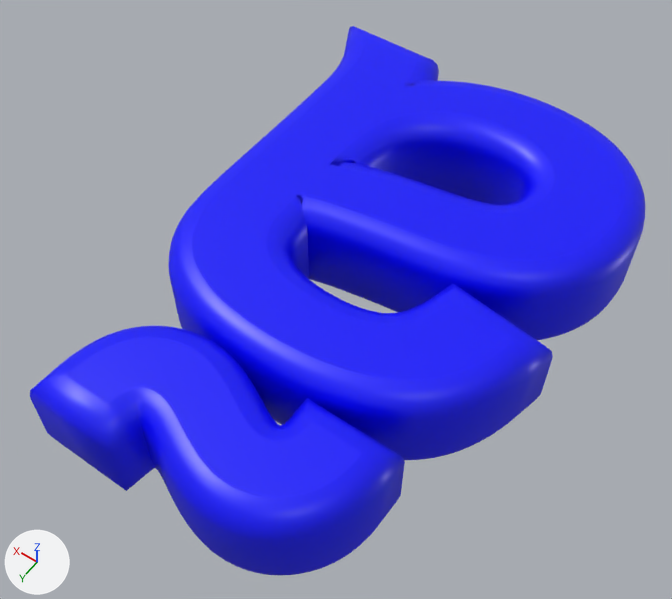
Two versions of the glTF model 3dWords/fonts/glb/227.glb, one commit apart.
Both versions are drawn from a camera (50 mm lens) standing at (-0.215, 1.474, 1.405) and looking at (0.436, 0.563, -0.026). Lighting does not change. The marker at lower left points along +X, +Y and +Z. Vertices at the same position are counted once.

In view in the first picture: 'texto'.
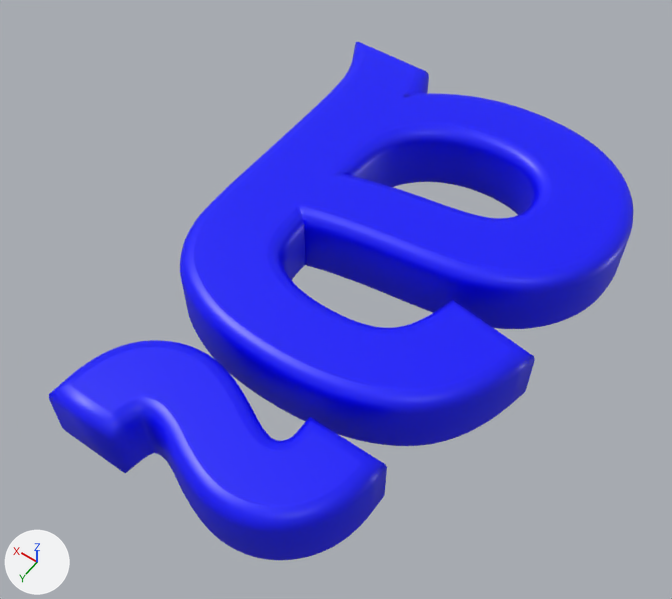
Pixel boxes (x1, y1, x2, y2) of what changed, in the pictures (672 x 599 px):
'texto', reshaped: before (30, 26, 645, 575); after (49, 42, 633, 560)
part 1 of me_texto_159, rebuilt (7% shorter): before (168, 26, 645, 460); after (180, 42, 633, 446)
part 2 of me_texto_159, rebuilt (10% narrower, 12% shorter): before (30, 326, 405, 575); after (49, 340, 387, 560)

Edits to the bpy script that builds the scene:
```text
Change me_texto_159:
    used by ob_texto; location = (0.0, 0.0, 0.0)
    remove me_texto_159.from_pydata(...)  # 5460 vertices, 10916 faces; spans x 0.003..0.838, y -0.067..1.09, z -0.11..0.11
    add me_texto_159.from_pydata(...)  # 5460 vertices, 10916 faces; spans x 0.023..0.805, y -0.047..1.07, z -0.08..0.08
    me_texto_159 part 1: the loose piece of 4000 vertices spanning x 0.003..0.838, y -0.067..0.829, z -0.11..0.11 is rebuilt with 4000 vertices and now spans x 0.023..0.805, y -0.047..0.809, z -0.08..0.08
    me_texto_159 part 2: the loose piece of 1460 vertices spanning x 0.113..0.696, y 0.824..1.09, z -0.11..0.11 is rebuilt with 1460 vertices and now spans x 0.134..0.675, y 0.844..1.07, z -0.08..0.08
```
